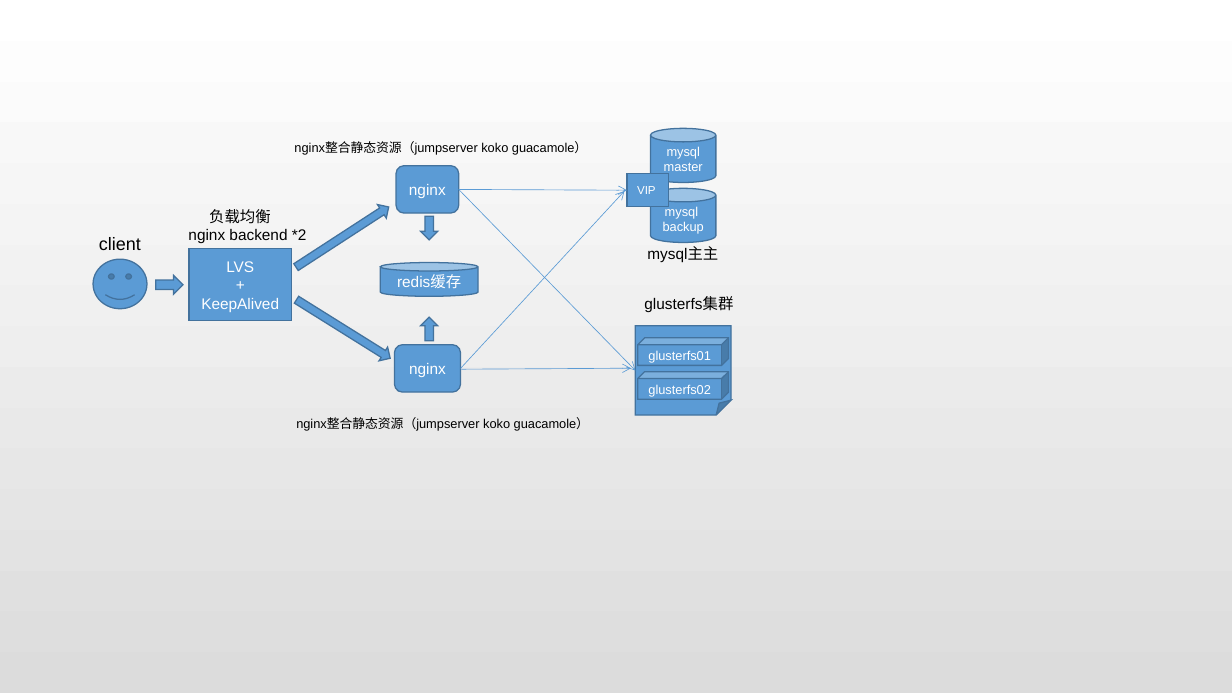
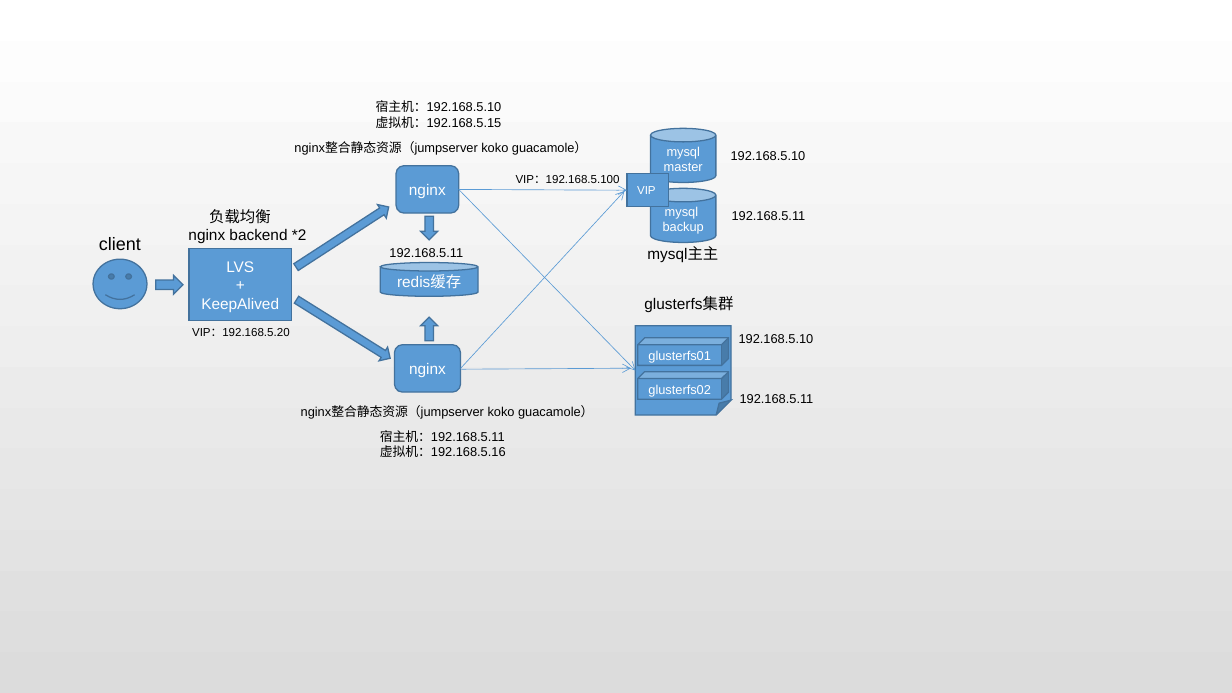
Before and after one commit to lzchub/iRecord, a slide deck: slide 1 of Jumpserver/jumpserver部署架构图.pptx. Drawn at 1232x693 pixels with LibreOffice and Linux fonts; fonts in the diff are those of the drawing. Boxes give left, top, right and bottom in pixels: in the first picture for what was removed or moved away, otherwise in the second. Text is boxed around its words. In the diff, an @@ line names an element or a change of style, - is before the commit and + after.

```diff
--- a/Jumpserver/jumpserver部署架构图.pptx
+++ b/Jumpserver/jumpserver部署架构图.pptx
@@ text added at [376,100,502,128], 10 pt, text #000000 @@
+宿主机：192.168.5.10
+虚拟机：192.168.5.15
@@ text added at [516,175,620,183], 9 pt, text #000000 @@
+VIP：192.168.5.100
@@ text added at [731,151,806,160], 10 pt, text #000000 @@
+192.168.5.10
@@ text added at [732,211,806,220], 10 pt, text #000000 @@
+192.168.5.11
@@ text added at [389,248,463,257], 10 pt, text #000000 @@
+192.168.5.11
@@ text added at [192,328,290,336], 9 pt, text #000000 @@
+VIP：192.168.5.20
@@ text added at [739,334,814,343], 10 pt, text #000000 @@
+192.168.5.10
@@ text "nginx整合静态资源（jumpserver koko guacamole）": place and size @@
-text "nginx整合静态资源（jumpserver koko guacamole）" at [296,418,589,431]
+text "nginx整合静态资源（jumpserver koko guacamole）" at [301,406,593,419]
@@ text added at [740,394,814,403], 10 pt, text #000000 @@
+192.168.5.11
@@ text added at [380,430,506,457], 10 pt, text #000000 @@
+宿主机：192.168.5.11
+虚拟机：192.168.5.16
```
Also in this commit, not shown: 18 other files.
